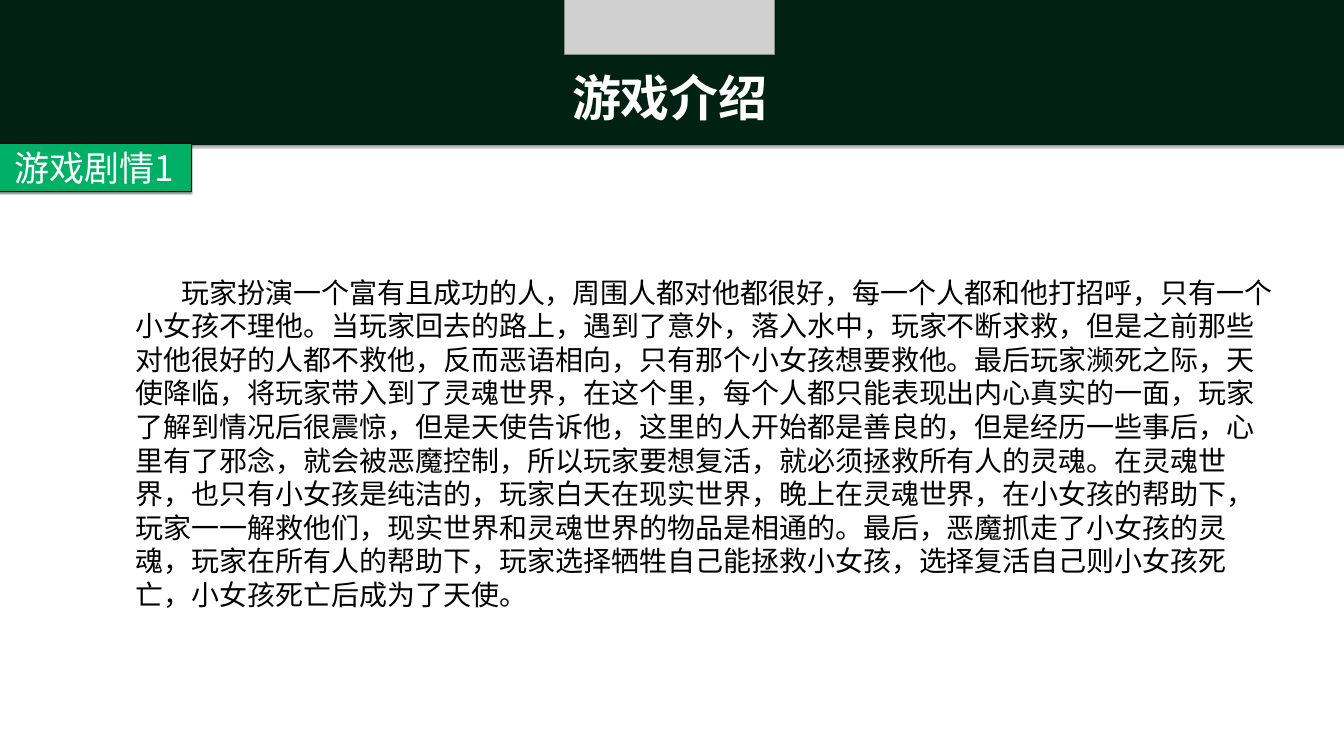
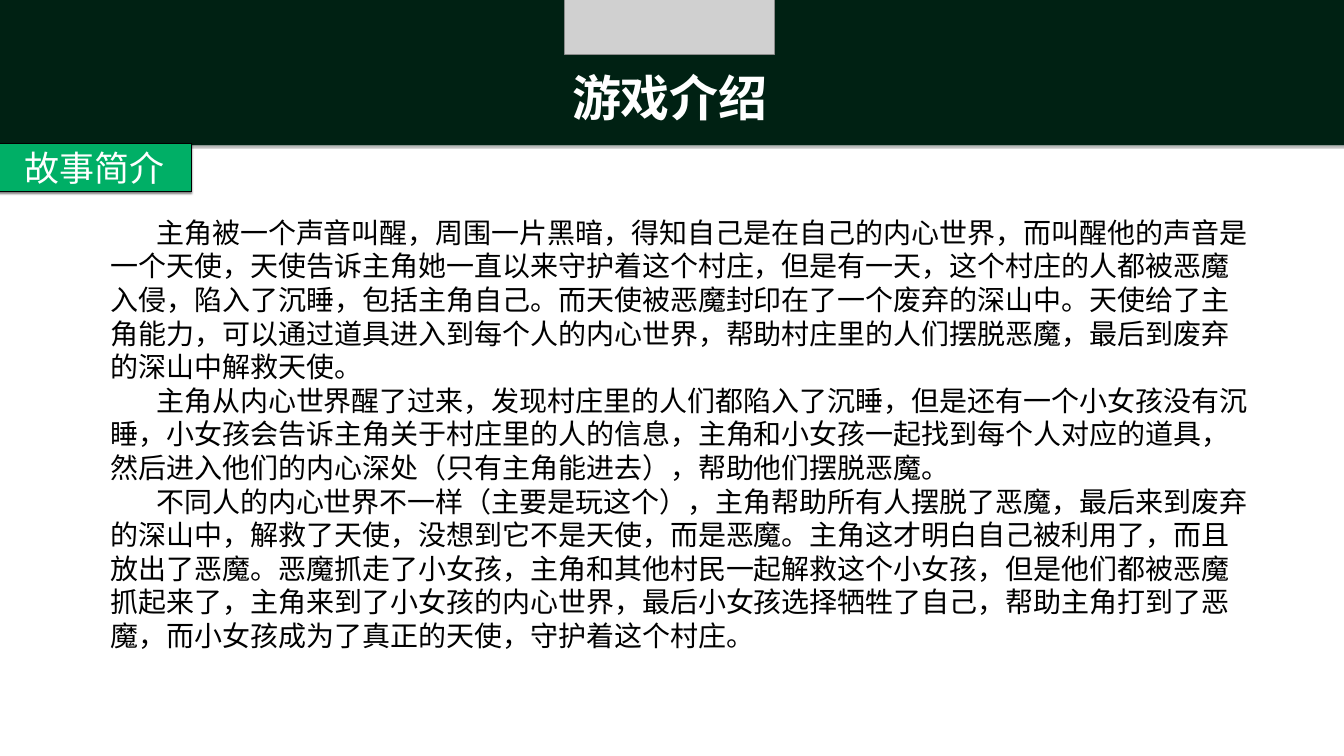
Before and after one commit to ThreePeopleGame/Death, a slide deck: slide 3 of Share/灵魂世界.pptx. Drawn at 1344x756 pixels with LibreOffice and Linux fonts; fonts in the diff are those of the drawing; grey boxes stand for pictures. Boxes give left, top, right and bottom in pixels: in the first picture for what was removed or moved away, otherwise in the second. Text is boxed around its words. In the diff, an @@ line names an element or a change of style, - is before the commit and + after.

```diff
--- a/Share/灵魂世界.pptx
+++ b/Share/灵魂世界.pptx
@@ text in rectangle at box(24, 151, 164, 184): text changed @@
-游戏剧情1
+故事简介
@@ text at box(111, 219, 1247, 649): text changed @@
-玩家扮演一个富有且成功的人，周围人都对他都很好，每一个人都和他打招呼，只有一个小女孩不理他。当玩家回去的路上，遇到了意外，落入水中，玩家不断求救，但是之前那些对他很好的人都不救他，反而恶语相向，只有那个小女孩想要救他。最后玩家濒死之际，天使降临，将玩家带入到了灵魂世界，在这个里，每个人都只能表现出内心真实的一面，玩家了解到情况后很震惊，但是天使告诉他，这里的人开始都是善良的，但是经历一些事后，心里有了邪念，就会被恶魔控制，所以玩家要想复活，就必须拯救所有人的灵魂。在灵魂世界，也只有小女孩是纯洁的，玩家白天在现实世界，晚上在灵魂世界，在小女孩的帮助下，玩家一一解救他们，现实世界和灵魂世界的物品是相通的。最后，恶魔抓走了小女孩的灵魂，玩家在所有人的帮助下，玩家选择牺牲自己能拯救小女孩，选择复活自己则小女孩死亡，小女孩死亡后成为了天使。
+主角被一个声音叫醒，周围一片黑暗，得知自己是在自己的内心世界，而叫醒他的声音是一个天使，天使告诉主角她一直以来守护着这个村庄，但是有一天，这个村庄的人都被恶魔入侵，陷入了沉睡，包括主角自己。而天使被恶魔封印在了一个废弃的深山中。天使给了主角能力，可以通过道具进入到每个人的内心世界，帮助村庄里的人们摆脱恶魔，最后到废弃的深山中解救天使。
+主角从内心世界醒了过来，发现村庄里的人们都陷入了沉睡，但是还有一个小女孩没有沉睡，小女孩会告诉主角关于村庄里的人的信息，主角和小女孩一起找到每个人对应的道具，然后进入他们的内心深处（只有主角能进去），帮助他们摆脱恶魔。
+不同人的内心世界不一样（主要是玩这个），主角帮助所有人摆脱了恶魔，最后来到废弃的深山中，解救了天使，没想到它不是天使，而是恶魔。主角这才明白自己被利用了，而且放出了恶魔。恶魔抓走了小女孩，主角和其他村民一起解救这个小女孩，但是他们都被恶魔抓起来了，主角来到了小女孩的内心世界，最后小女孩选择牺牲了自己，帮助主角打到了恶魔，而小女孩成为了真正的天使，守护着这个村庄。
```
Also in this commit, not shown: 1 other slide changed, 1 slide added, 3 slides removed, 2 other files.
